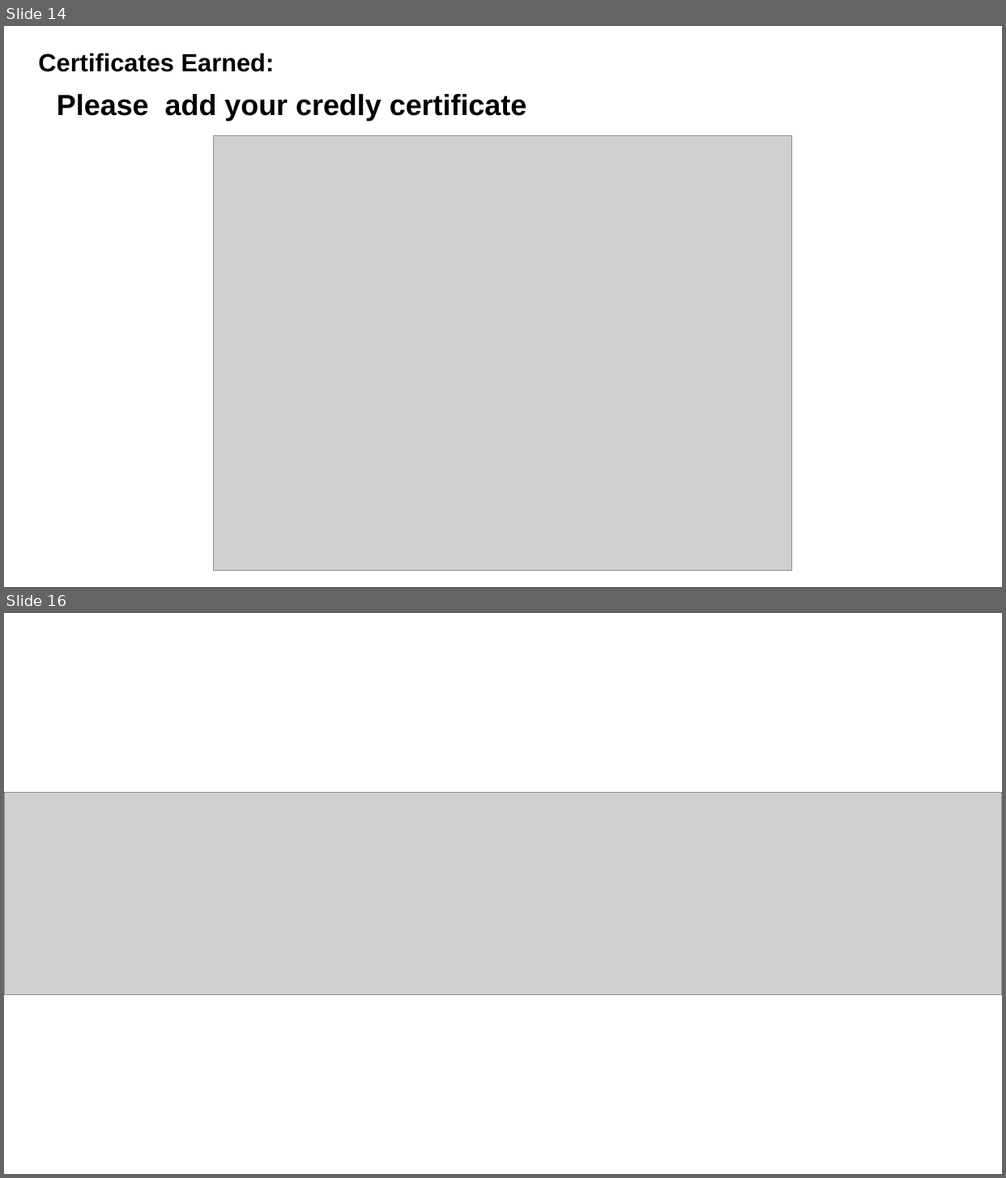
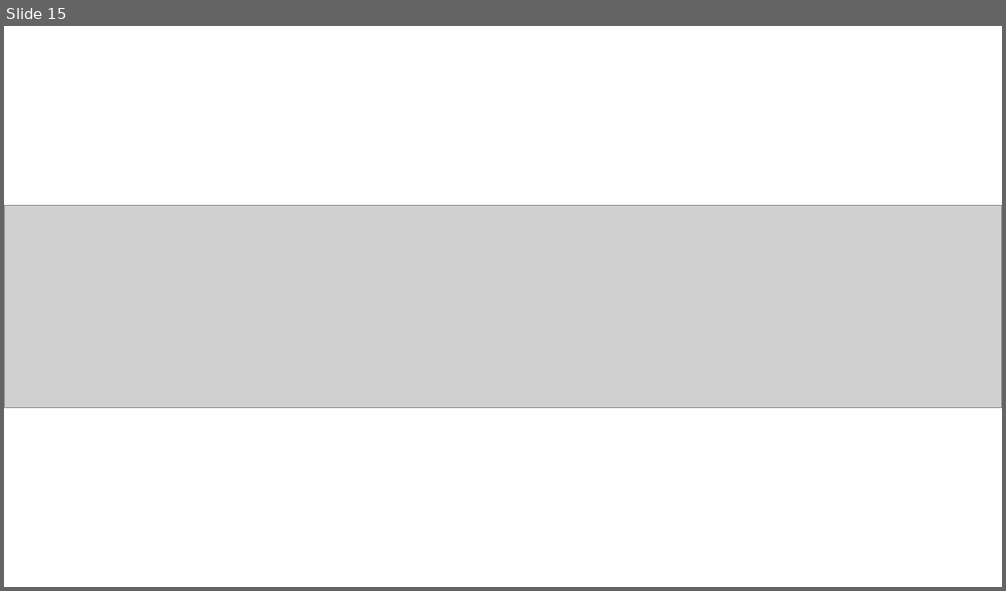
Before and after one commit to udhaya-0811/Interview-Trainer-Agent-Project, a slide deck: Interview_Trainer_Agent_Submission.pptx. Shown one above the other, each under a label of ours: slides 14 and 16 before the commit, slide 15 after it; the slides between them are not shown. The pictures are 1006x1178 and 1006x591 pixels, drawn with LibreOffice and Linux fonts; fonts in the diff are those of the drawing; grey boxes stand for pictures. Boxes give left, top, right and bottom in pixels: in the first picture for what was removed or moved away, otherwise in the second. Text is boxed around its words. In the diff, an @@ line names an element or a change of style, - is before the commit and + after.

```diff
--- a/Interview_Trainer_Agent_Submission.pptx
+++ b/Interview_Trainer_Agent_Submission.pptx
@@ slide 14 removed at (4, 26, 1002, 587), background #FFFFFF @@
@@ text removed at (38, 53, 275, 72) @@
-Certificates Earned:
@@ text removed at (57, 94, 527, 121) @@
-Please add your credly certificate
@@ picture removed at (213, 136, 792, 571) @@
@@ what was slide 16 is now slide 15 @@
```
Also in this commit, not shown: 12 slides changed, 2 slides added, 2 other slides removed, 2 other files.
